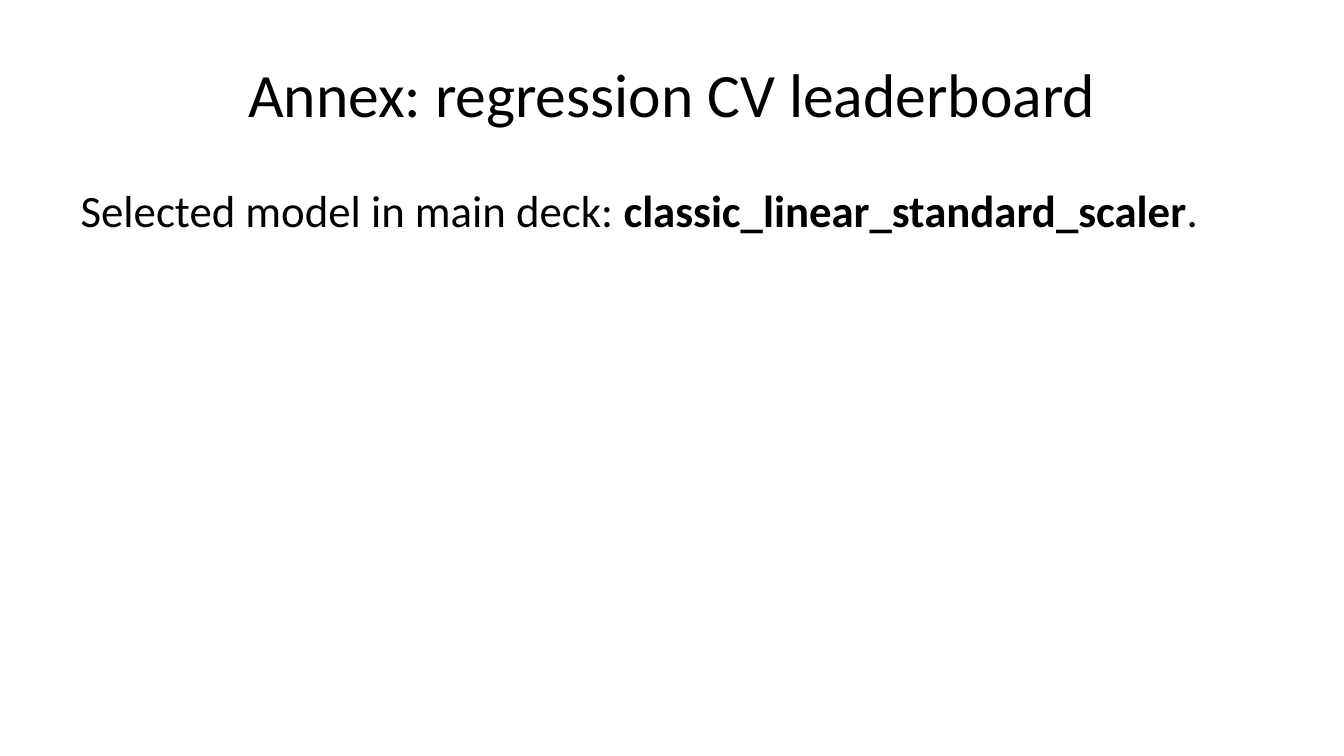
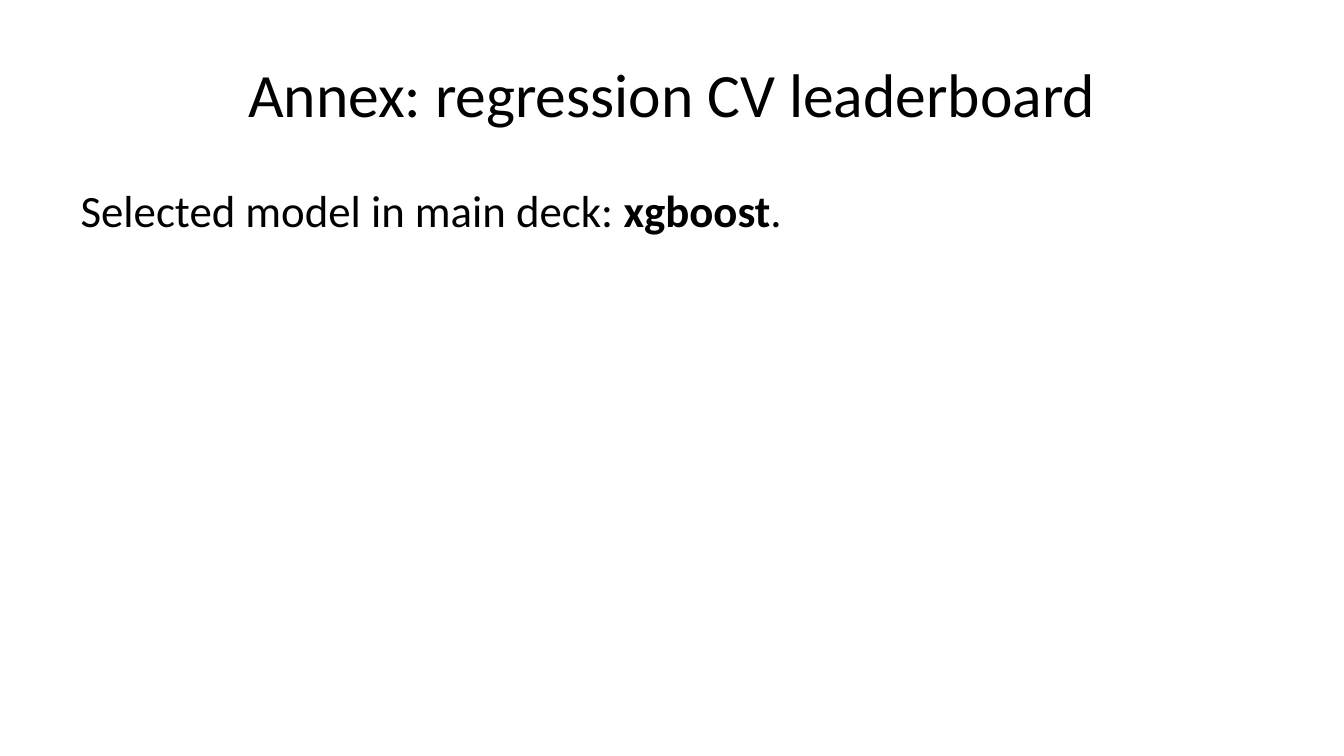
Before and after one commit to mrbungie/mib_cars_analysis, a slide deck: slide 33 of slidedeck/presentation.pptx (slide 32 before the commit). Drawn at 1344x756 pixels with LibreOffice and Linux fonts; fonts in the diff are those of the drawing. Boxes give left, top, right and bottom in pixels: in the first picture for what was removed or moved away, otherwise in the second. Text is boxed around its words. In the diff, an @@ line names an element or a change of style, - is before the commit and + after.

```diff
--- a/slidedeck/presentation.pptx
+++ b/slidedeck/presentation.pptx
@@ text at [81,195,782,235]: text changed; bold off @@
-Selected model in main deck: classic_linear_standard_scaler.
+Selected model in main deck: xgboost.
```
Also in this commit, not shown: 14 other slides changed, 2 slides added, 1 slide removed, 18 other files.
